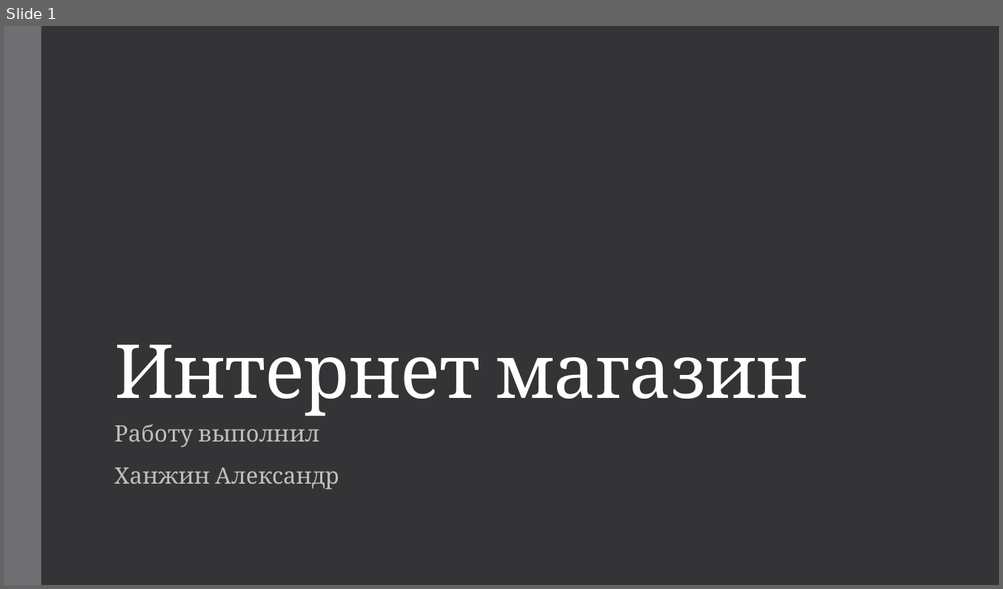
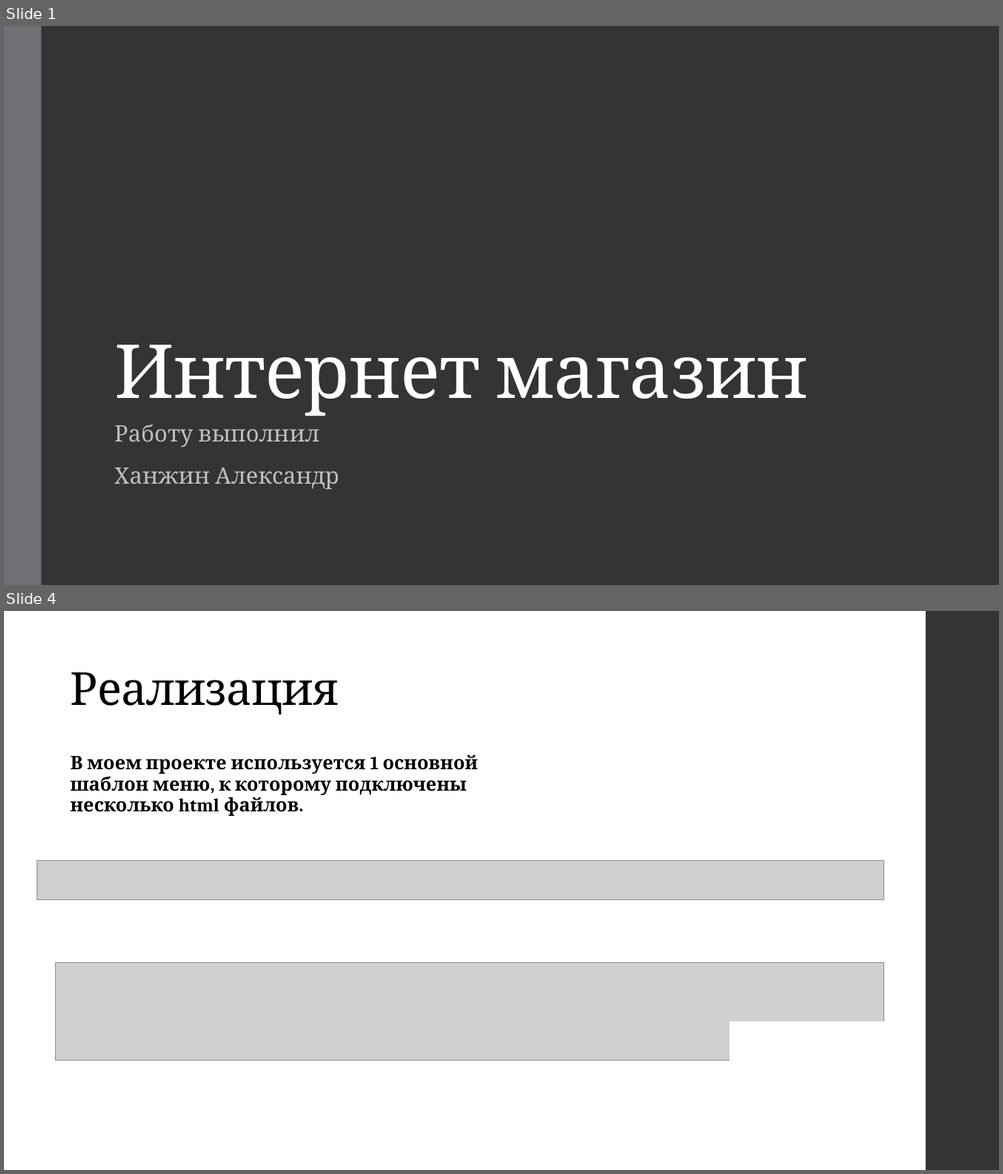
Before and after one commit to Asklit/WebOnlineStore, a slide deck: documents/online_store.pptx. Shown one above the other, each under a label of ours: slide 1 before the commit, slides 1 and 4 after it; the slides between them are not shown. The pictures are 1003x589 and 1003x1174 pixels, drawn with LibreOffice and Linux fonts; fonts in the diff are those of the drawing; grey boxes stand for pictures. Boxes give left, top, right and bottom in pixels: in the first picture for what was removed or moved away, otherwise in the second. Text is boxed around its words. In the diff, an @@ line names an element or a change of style, - is before the commit and + after.

```diff
--- a/documents/online_store.pptx
+++ b/documents/online_store.pptx
@@ slide 4 added at box(4, 611, 999, 1170), background #FFFFFF @@
@@ rectangle added at box(925, 611, 999, 1170), fill #353537 @@
@@ title added at box(71, 672, 338, 715), 44 pt, text #000000 @@
+Реализация
@@ text added at box(71, 755, 478, 816), 18 pt, text #000000, bold @@
+В моем проекте используется 1 основной шаблон меню, к которому подключены несколько html файлов.
@@ picture added at box(37, 861, 884, 900) @@
@@ picture added at box(56, 963, 884, 1061) @@
@@ rectangle added at box(730, 1023, 896, 1061), fill #FFFFFF, outline #FFFFFF 1.1 pt @@
```
Also in this commit, not shown: 7 slides changed, 3 slides removed.
